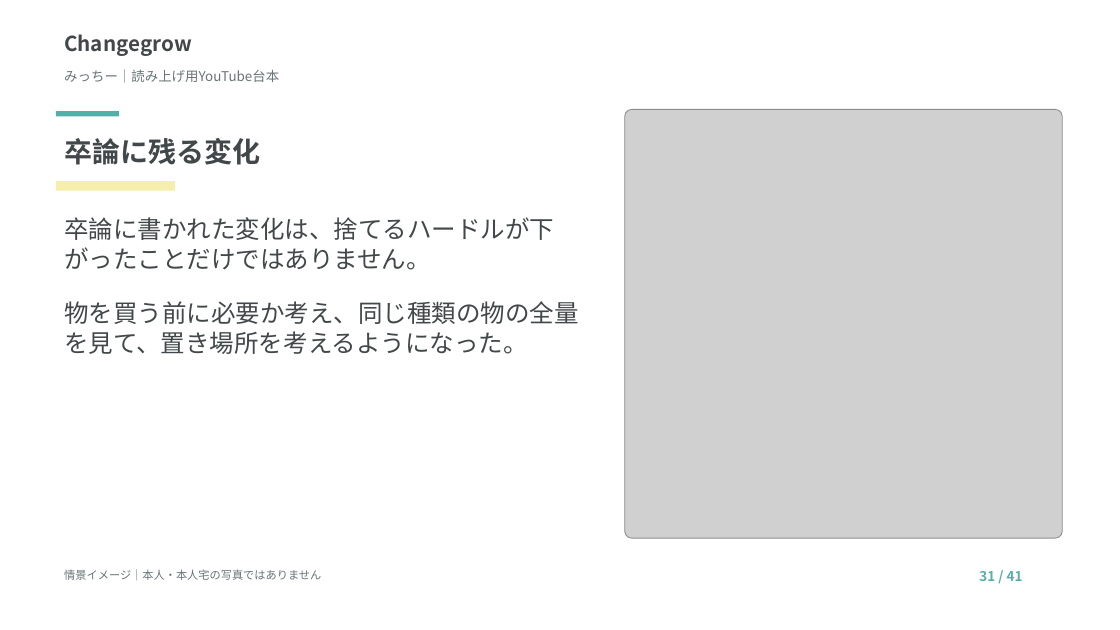
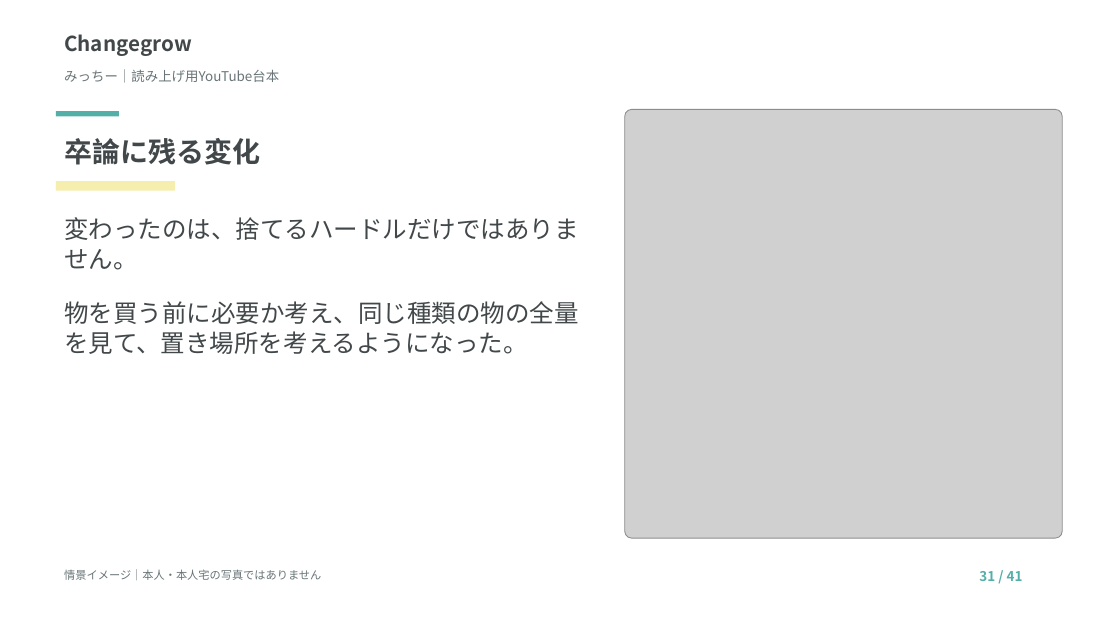
Before and after one commit to tanakayuc/static-pages, a slide deck: slide 31 of nakata-micchi-youtube-script/読み上げ台本.pptx. Drawn at 1120x630 pixels with LibreOffice and Linux fonts; fonts in the diff are those of the drawing; grey boxes stand for pictures. Boxes give left, top, right and bottom in pixels: in the first picture for what was removed or moved away, otherwise in the second. Text is boxed around its words. In the diff, an @@ line names an element or a change of style, - is before the commit and + after.

```diff
--- a/nakata-micchi-youtube-script/読み上げ台本.pptx
+++ b/nakata-micchi-youtube-script/読み上げ台本.pptx
@@ text at [64, 217, 579, 270]: text changed @@
-卒論に書かれた変化は、捨てるハードルが下がったことだけではありません。
+変わったのは、捨てるハードルだけではありません。
```
Also in this commit, not shown: 4 other slides changed, 3 other files.
